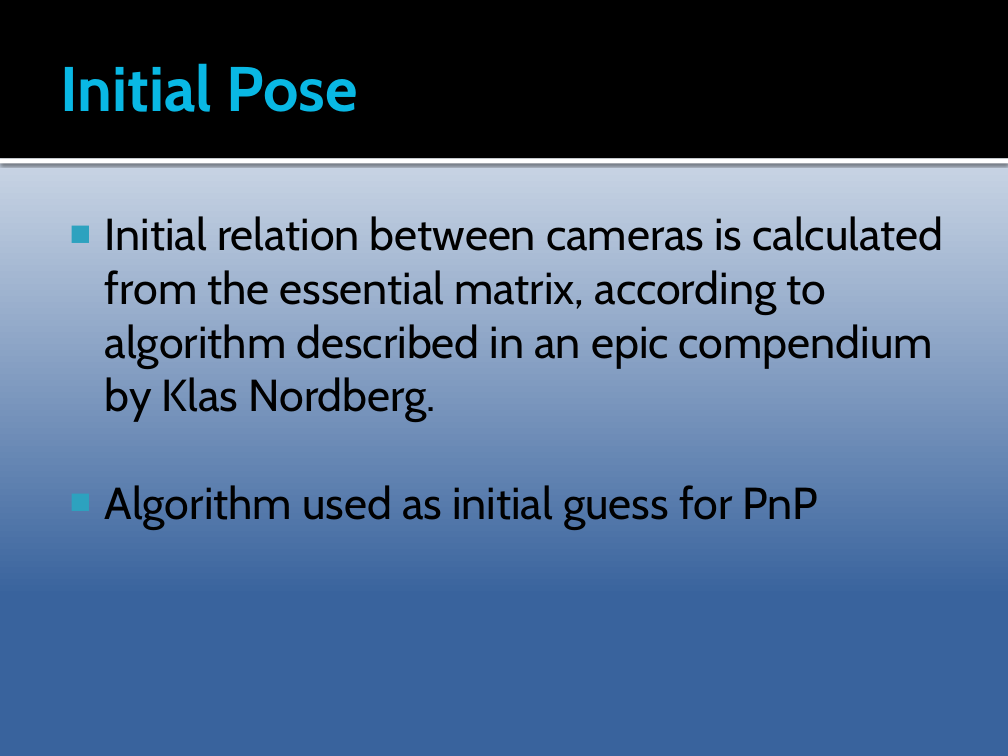
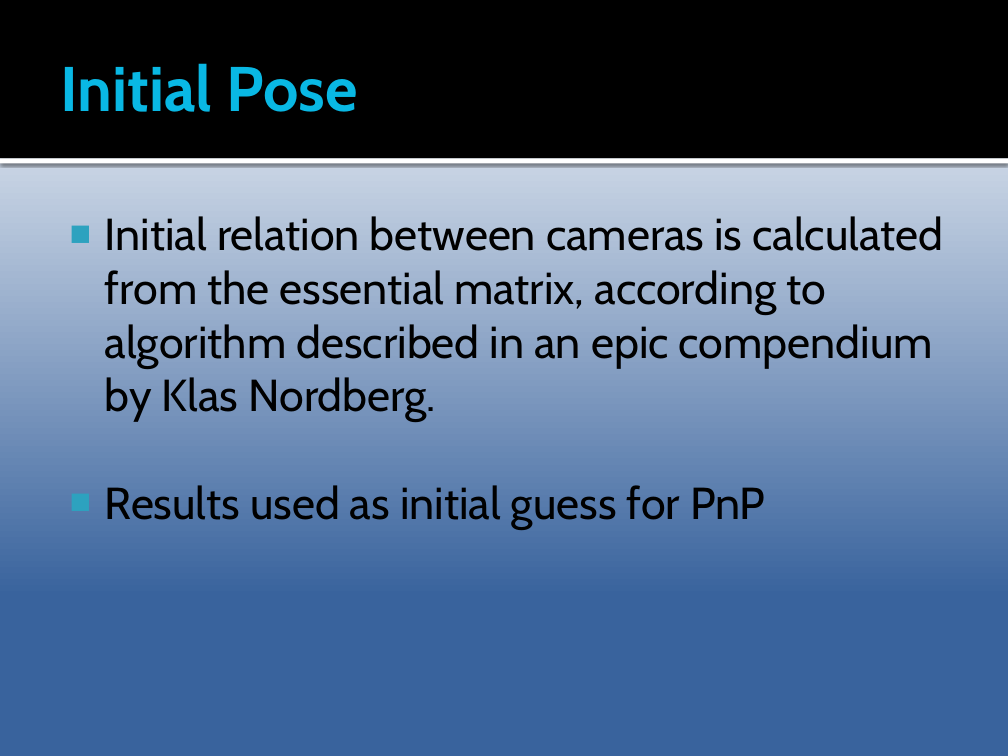
Before and after one commit to Epipolarna/Tracking, a slide deck: slide 10 of 3D Reconstruction/Documentation/TSBB15prez.pptx. Drawn at 1008x756 pixels with LibreOffice and Linux fonts; fonts in the diff are those of the drawing. Boxes give left, top, right and bottom in pixels: in the first picture for what was removed or moved away, otherwise in the second. Text is boxed around its words. In the diff, an @@ line names an element or a change of style, - is before the commit and + after.

```diff
--- a/3D Reconstruction/Documentation/TSBB15prez.pptx
+++ b/3D Reconstruction/Documentation/TSBB15prez.pptx
@@ text at [105, 485, 765, 529]: text changed @@
-■ Algorithm used as initial guess for PnP
+■ Results used as initial guess for PnP
```
Also in this commit, not shown: 2 other slides changed, 1 slide removed.
